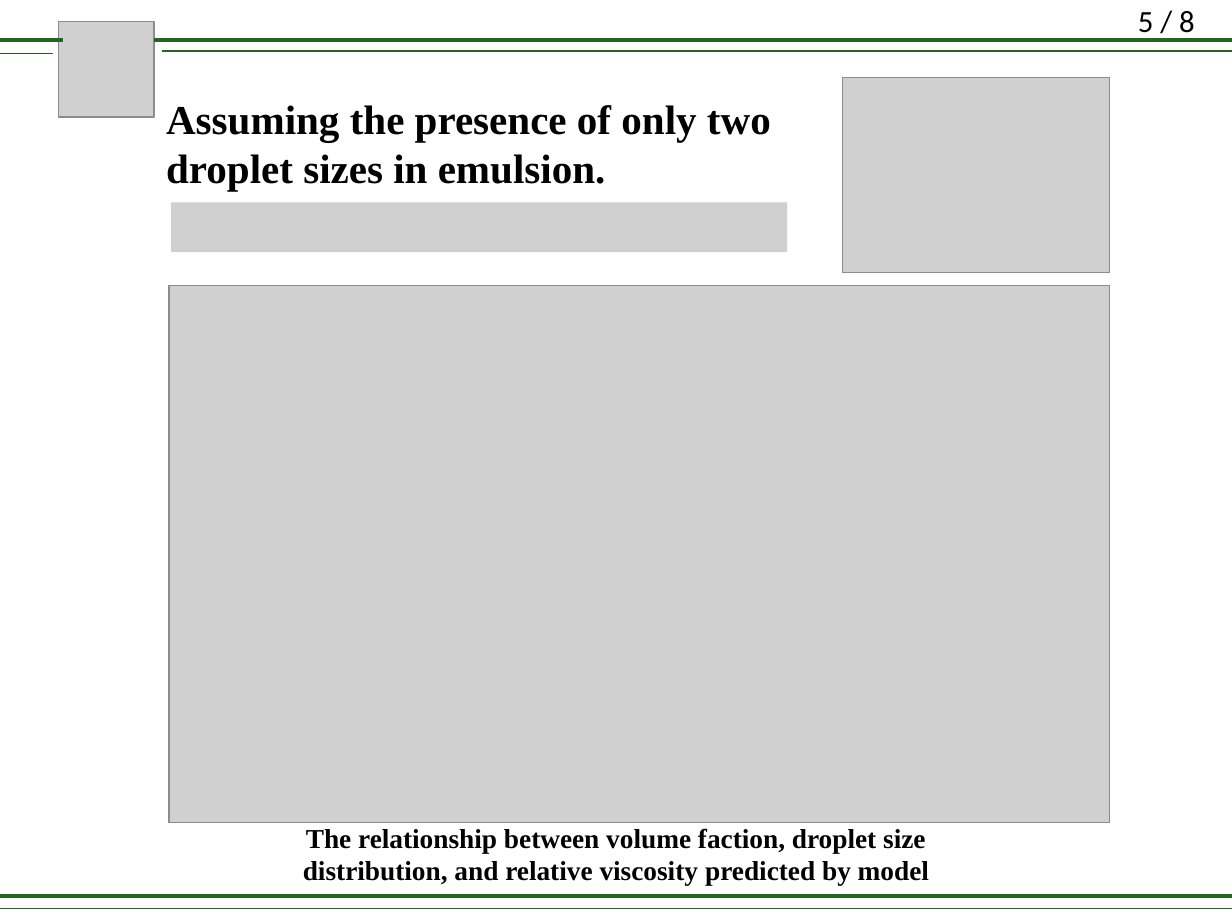
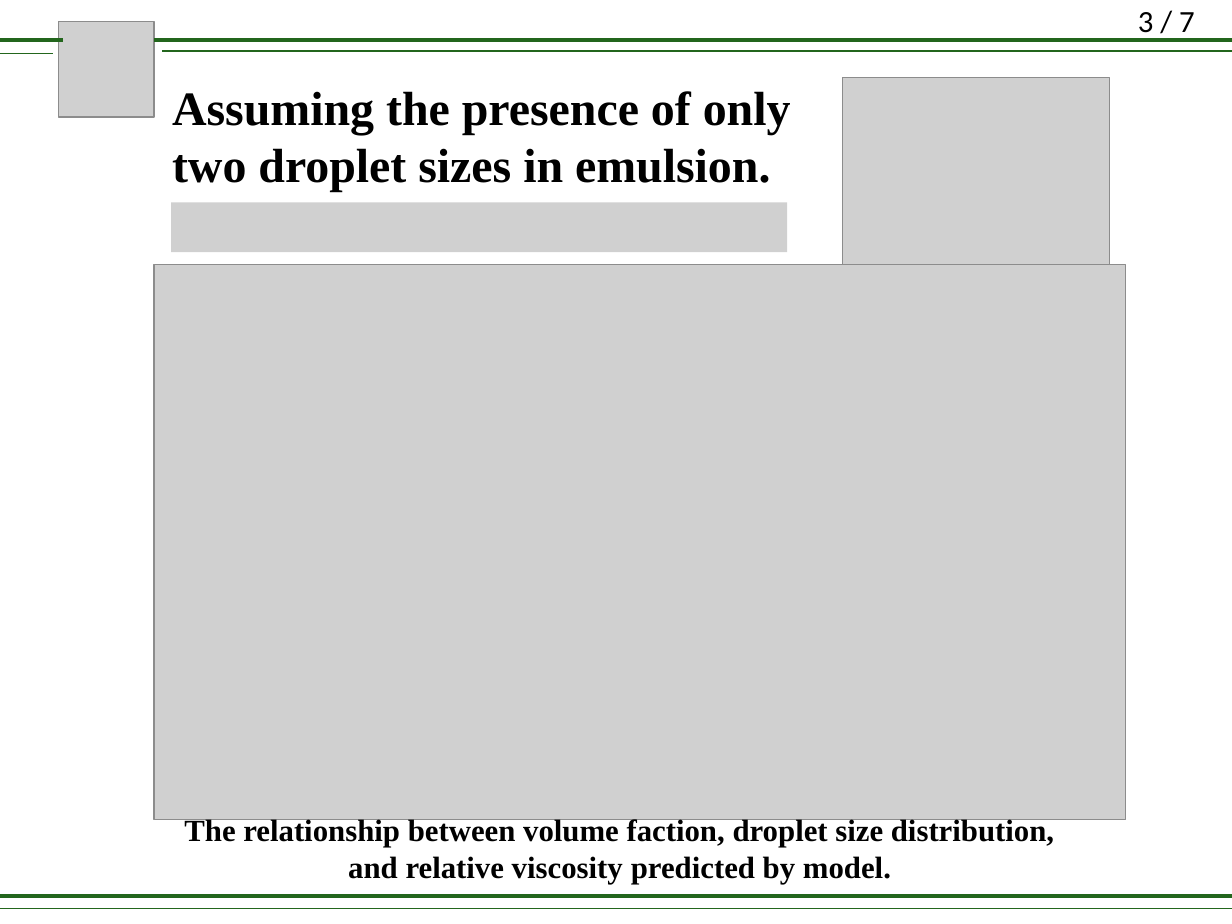
Before and after one commit to lirifuzui/UVPReader, a slide deck: slide 4 of RM_01.pptx (slide 5 before the commit). Drawn at 1232x924 pixels with LibreOffice and Linux fonts; fonts in the diff are those of the drawing; grey boxes stand for pictures. Boxes give left, top, right and bottom in pixels: in the first picture for what was removed or moved away, otherwise in the second. Text is boxed around its words. In the diff, an @@ line names an element or a change of style, - is before the commit and + after.

```diff
--- a/RM_01.pptx
+++ b/RM_01.pptx
@@ page number at (x1=1138, y1=12, x2=1195, y2=40): text changed @@
-5 / 8
+3 / 7
@@ text "Assuming the presence of only ..." moved from (x1=166, y1=105, x2=771, y2=191) to (x1=172, y1=91, x2=791, y2=192) @@
@@ text "Assuming the presence of only ..." at (x1=172, y1=91, x2=791, y2=192): size 24 to 28 pt @@
@@ picture resized from (x1=169, y1=286, x2=1109, y2=823) to (x1=154, y1=265, x2=1126, y2=819) @@
@@ text at (x1=184, y1=817, x2=1054, y2=884): text changed; size 16 to 18 pt @@
-The relationship between volume faction, droplet size distribution, and relative viscosity predicted by model
+The relationship between volume faction, droplet size distribution, and relative viscosity predicted by model.
```
Also in this commit, not shown: 6 other slides changed, 1 other file.
